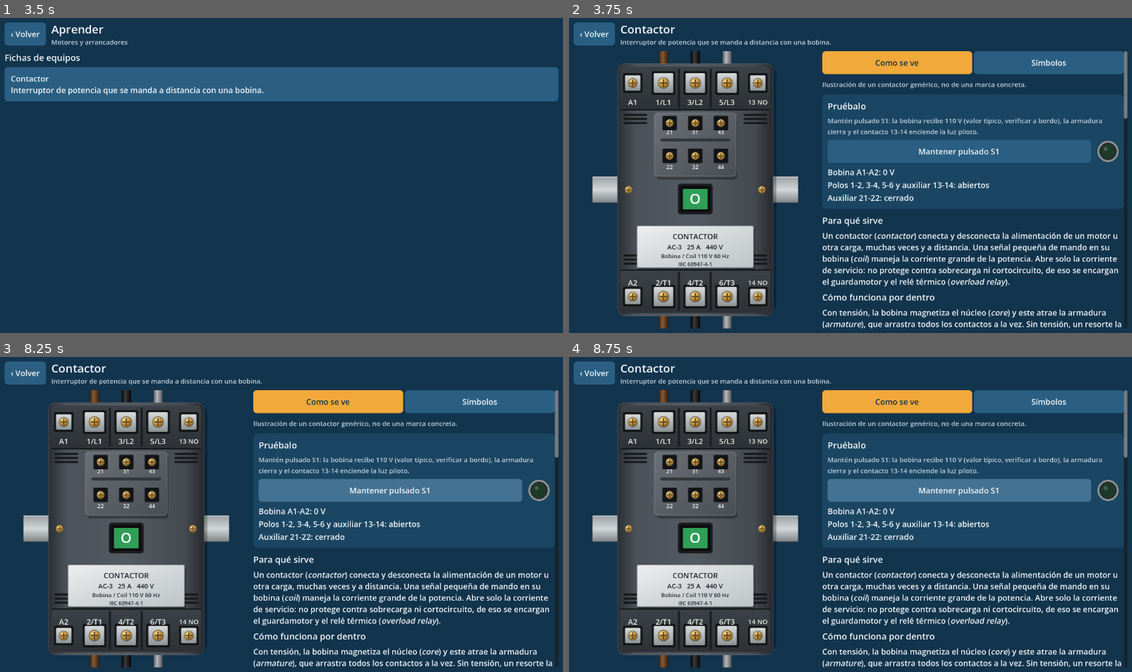
Above: before the commit, frames 1-4 (two rows, left to right).
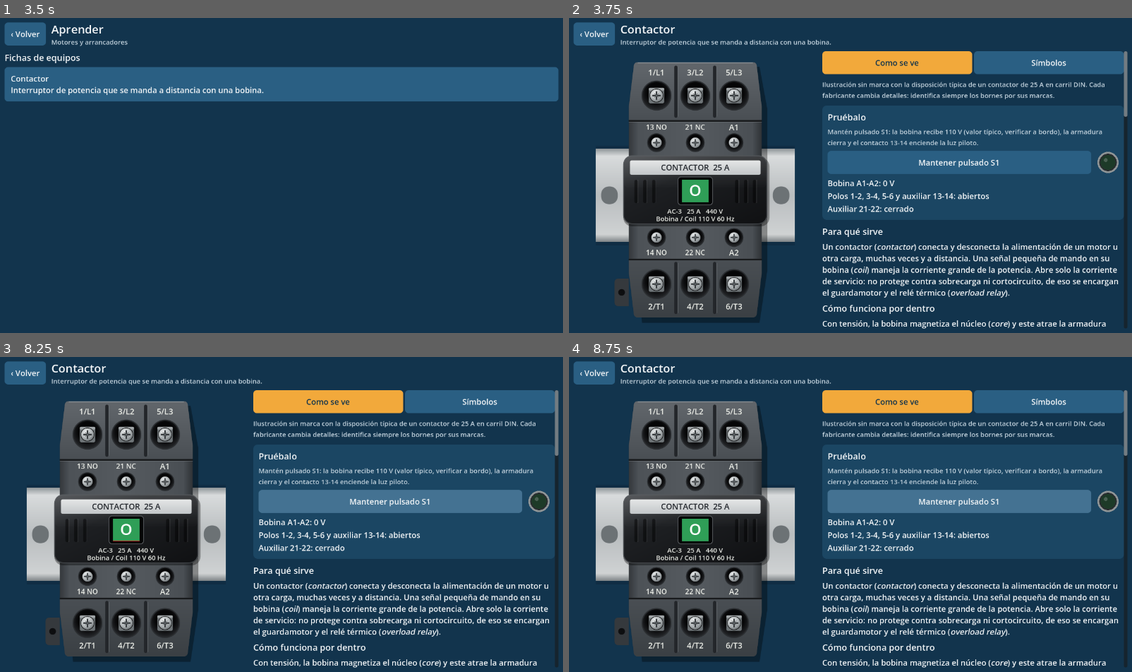
Above: after the commit, the same moments.

Repository: roctcs24-dot/oficial-electrotecnico-simoun
Game: Godot game, scene res://ui/raiz.tscn
The game is run twice, just before and just after one commit, with the same random seed, the same clock (stepped at 60 frames per second) and the same inputs.
Inputs:
- Up to frame 1 (3.5 s): click "0 · Fundamentos y seguridad" at 0.5 s; click "‹ Volver" at 1.25 s; click "3 · Motores y arrancadores" at 2 s; click "Aprender Lecciones cortas y f…" at 2.75 s
- Up to frame 2 (3.75 s): click "Contactor Interruptor de pote…" at 3.5 s
- Up to frame 3 (8.25 s): click "Como se ve" at 4.25 s; click "Símbolos" at 5 s; click "Mantener pulsado S1" at 5.75 s; click "‹ Volver" at 6.5 s; click "Contactor · visto Interruptor…" at 7.25 s; click "Mantener pulsado S1" at 8 s
- Up to frame 4 (8.75 s): no input

Frame 1 is identical in both runs. In frame 2, 31% of the frame differs, in the area x 4-100%, y 10-99%; in frame 3, 31%; in frame 4, 31%.

Commit message:
Redibujar el contactor con la disposición típica real
El primer dibujo era inventado: ancho, con A1 y A2 junto a los bornes de
potencia y un bloque auxiliar fijo. Ahora sigue la disposición de un
contactor típico de 25 A: angosto, con potencia arriba y abajo, una fila
13 NO, 21 NC, A1 y otra 14 NO, 22 NC, A2, tapa frontal y carril DIN.

Co-Authored-By: Claude Opus 5.5 <noreply@anthropic.com>

Diff:
--- a/art/equipos/contactor.svg
+++ b/art/equipos/contactor.svg
@@ -1,142 +1,154 @@
-<svg xmlns="http://www.w3.org/2000/svg" xmlns:xlink="http://www.w3.org/1999/xlink" width="400" height="540" viewBox="0 0 400 540">
+<svg xmlns="http://www.w3.org/2000/svg" xmlns:xlink="http://www.w3.org/1999/xlink" width="360" height="500" viewBox="0 0 360 500">
   <defs>
+    <linearGradient id="carril" x1="0" y1="0" x2="0" y2="1">
+      <stop offset="0" stop-color="#8f9598"/>
+      <stop offset="0.08" stop-color="#d9dcdd"/>
+      <stop offset="0.5" stop-color="#b9bdbf"/>
+      <stop offset="0.92" stop-color="#d0d3d4"/>
+      <stop offset="1" stop-color="#7d8386"/>
+    </linearGradient>
     <linearGradient id="cuerpo" x1="0" y1="0" x2="1" y2="0">
-      <stop offset="0" stop-color="#2b2f34"/>
-      <stop offset="0.12" stop-color="#4c5259"/>
-      <stop offset="0.5" stop-color="#555b62"/>
-      <stop offset="0.88" stop-color="#454a50"/>
-      <stop offset="1" stop-color="#26292d"/>
+      <stop offset="0" stop-color="#34383c"/>
+      <stop offset="0.07" stop-color="#4d5257"/>
+      <stop offset="0.5" stop-color="#565b60"/>
+      <stop offset="0.93" stop-color="#4a4f54"/>
+      <stop offset="1" stop-color="#2f3337"/>
     </linearGradient>
-    <linearGradient id="tapa" x1="0" y1="0" x2="0" y2="1">
-      <stop offset="0" stop-color="#3d4248"/>
-      <stop offset="1" stop-color="#2e3237"/>
+    <linearGradient id="escalonSup" x1="0" y1="0" x2="0" y2="1">
+      <stop offset="0" stop-color="#62676c"/>
+      <stop offset="1" stop-color="#4a4f54"/>
     </linearGradient>
-    <linearGradient id="bloque" x1="0" y1="0" x2="1" y2="1">
-      <stop offset="0" stop-color="#6b7178"/>
-      <stop offset="1" stop-color="#4a4f55"/>
+    <linearGradient id="escalonInf" x1="0" y1="0" x2="0" y2="1">
+      <stop offset="0" stop-color="#4a4f54"/>
+      <stop offset="1" stop-color="#3b4044"/>
     </linearGradient>
-    <linearGradient id="placa" x1="0" y1="0" x2="1" y2="1">
-      <stop offset="0" stop-color="#eef0f0"/>
-      <stop offset="0.5" stop-color="#d4d8da"/>
-      <stop offset="1" stop-color="#bfc4c7"/>
+    <linearGradient id="tapa" x1="0" y1="0" x2="1" y2="1">
+      <stop offset="0" stop-color="#3a3d41"/>
+      <stop offset="0.35" stop-color="#1e2023"/>
+      <stop offset="1" stop-color="#101113"/>
     </linearGradient>
-    <linearGradient id="niquel" x1="0" y1="0" x2="0" y2="1">
-      <stop offset="0" stop-color="#d9dcdc"/>
-      <stop offset="1" stop-color="#8e9496"/>
+    <linearGradient id="brillo" x1="0" y1="0" x2="0" y2="1">
+      <stop offset="0" stop-color="#ffffff" stop-opacity="0.16"/>
+      <stop offset="1" stop-color="#ffffff" stop-opacity="0"/>
     </linearGradient>
-    <radialGradient id="bronce" cx="0.38" cy="0.32" r="0.75">
-      <stop offset="0" stop-color="#fbe6a2"/>
-      <stop offset="0.5" stop-color="#c9973f"/>
-      <stop offset="1" stop-color="#6f4e1a"/>
+    <linearGradient id="banda" x1="0" y1="0" x2="0" y2="1">
+      <stop offset="0" stop-color="#e6e8e8"/>
+      <stop offset="1" stop-color="#c3c7c9"/>
+    </linearGradient>
+    <radialGradient id="acero" cx="0.38" cy="0.32" r="0.8">
+      <stop offset="0" stop-color="#f4f6f6"/>
+      <stop offset="0.55" stop-color="#b3b8ba"/>
+      <stop offset="1" stop-color="#5f6568"/>
     </radialGradient>
-    <linearGradient id="carril" x1="0" y1="0" x2="0" y2="1">
-      <stop offset="0" stop-color="#9aa0a3"/>
-      <stop offset="0.5" stop-color="#d4d7d8"/>
-      <stop offset="1" stop-color="#7c8285"/>
-    </linearGradient>
-    <linearGradient id="cableMarron" x1="0" y1="0" x2="1" y2="0">
-      <stop offset="0" stop-color="#3f2413"/><stop offset="0.4" stop-color="#8a5a33"/><stop offset="1" stop-color="#3a2011"/>
-    </linearGradient>
-    <linearGradient id="cableNegro" x1="0" y1="0" x2="1" y2="0">
-      <stop offset="0" stop-color="#050505"/><stop offset="0.4" stop-color="#3b3b3b"/><stop offset="1" stop-color="#050505"/>
-    </linearGradient>
-    <linearGradient id="cableGris" x1="0" y1="0" x2="1" y2="0">
-      <stop offset="0" stop-color="#55595c"/><stop offset="0.4" stop-color="#b7bbbe"/><stop offset="1" stop-color="#4e5255"/>
-    </linearGradient>
+    <radialGradient id="hueco" cx="0.5" cy="0.4" r="0.6">
+      <stop offset="0.55" stop-color="#050506"/>
+      <stop offset="1" stop-color="#26282b"/>
+    </radialGradient>
+
     <g id="tornillo">
-      <circle r="11" fill="#1a1a1a"/>
-      <circle r="10" fill="url(#bronce)"/>
-      <circle r="10" fill="none" stroke="#fff3c4" stroke-opacity="0.35" stroke-width="1"/>
-      <path d="M-6,0 H6 M0,-6 V6" stroke="#4a3210" stroke-width="2.6" stroke-linecap="round"/>
-      <path d="M-5.5,0.9 H6 M0.9,-5.5 V6" stroke="#fff0b8" stroke-opacity="0.35" stroke-width="0.8"/>
+      <circle r="10" fill="#0a0a0b"/>
+      <circle r="9.2" fill="url(#acero)"/>
+      <path d="M-5.2,0 H5.2 M0,-5.2 V5.2" stroke="#33373a" stroke-width="2.4" stroke-linecap="round"/>
+      <path d="M-3.4,-3.4 L3.4,3.4 M-3.4,3.4 L3.4,-3.4" stroke="#6a7073" stroke-width="0.9"/>
     </g>
     <g id="bornePotencia">
-      <rect x="-23" y="-23" width="46" height="46" rx="3" fill="#121416"/>
-      <rect x="-19" y="-19" width="38" height="38" rx="2" fill="url(#niquel)"/>
-      <use xlink:href="#tornillo"/>
+      <circle r="27" fill="#2b2e31"/>
+      <circle r="25" fill="url(#hueco)"/>
+      <rect x="-14" y="-14" width="28" height="28" rx="3" fill="#6f7578"/>
+      <rect x="-14" y="-14" width="28" height="5" rx="2" fill="#a2a7a9"/>
+      <use xlink:href="#tornillo" transform="scale(1.25)"/>
     </g>
     <g id="borneMando">
-      <rect x="-19" y="-19" width="38" height="38" rx="3" fill="#121416"/>
-      <rect x="-15" y="-15" width="30" height="30" rx="2" fill="url(#niquel)"/>
-      <use xlink:href="#tornillo" transform="scale(0.85)"/>
-    </g>
-    <g id="borneAux">
-      <rect x="-14" y="-14" width="28" height="28" rx="2" fill="#121416"/>
-      <use xlink:href="#tornillo" transform="scale(0.72)"/>
+      <circle r="17" fill="#2b2e31"/>
+      <circle r="15.4" fill="url(#hueco)"/>
+      <use xlink:href="#tornillo" transform="scale(1.02)"/>
     </g>
   </defs>
 
-  <!-- Carril DIN detrás -->
-  <rect x="0" y="244" width="400" height="52" fill="url(#carril)"/>
-  <rect x="0" y="244" width="400" height="2" fill="#f2f4f4" fill-opacity="0.6"/>
-  <rect x="0" y="294" width="400" height="2" fill="#3b3f41" fill-opacity="0.8"/>
-
-  <!-- Cables de potencia -->
-  <rect x="129" y="0" width="18" height="46" fill="url(#cableMarron)"/>
-  <rect x="191" y="0" width="18" height="46" fill="url(#cableNegro)"/>
-  <rect x="253" y="0" width="18" height="46" fill="url(#cableGris)"/>
-  <rect x="129" y="494" width="18" height="46" fill="url(#cableMarron)"/>
-  <rect x="191" y="494" width="18" height="46" fill="url(#cableNegro)"/>
-  <rect x="253" y="494" width="18" height="46" fill="url(#cableGris)"/>
-
-  <!-- Sombra y cuerpo -->
-  <rect x="56" y="30" width="302" height="478" rx="16" fill="#000000" fill-opacity="0.28"/>
-  <rect x="48" y="24" width="304" height="492" rx="14" fill="url(#cuerpo)"/>
-  <rect x="48.5" y="24.5" width="303" height="491" rx="14" fill="none" stroke="#7b8187" stroke-opacity="0.5"/>
-
-  <!-- Bloques de bornes superior e inferior -->
-  <rect x="54" y="30" width="292" height="84" rx="8" fill="url(#tapa)"/>
-  <rect x="54" y="426" width="292" height="84" rx="8" fill="url(#tapa)"/>
-  <rect x="54" y="113" width="292" height="2" fill="#16181a"/>
-  <rect x="54" y="425" width="292" height="2" fill="#16181a"/>
-
-  <use xlink:href="#borneMando" x="78" y="62"/>
-  <use xlink:href="#bornePotencia" x="138" y="62"/>
-  <use xlink:href="#bornePotencia" x="200" y="62"/>
-  <use xlink:href="#bornePotencia" x="262" y="62"/>
-  <use xlink:href="#borneMando" x="322" y="62"/>
-  <use xlink:href="#borneMando" x="78" y="478"/>
-  <use xlink:href="#bornePotencia" x="138" y="478"/>
-  <use xlink:href="#bornePotencia" x="200" y="478"/>
-  <use xlink:href="#bornePotencia" x="262" y="478"/>
-  <use xlink:href="#borneMando" x="322" y="478"/>
-
-  <!-- Separadores entre polos -->
-  <rect x="166" y="34" width="4" height="76" rx="2" fill="#1a1c1f"/>
-  <rect x="228" y="34" width="4" height="76" rx="2" fill="#1a1c1f"/>
-  <rect x="166" y="430" width="4" height="76" rx="2" fill="#1a1c1f"/>
-  <rect x="228" y="430" width="4" height="76" rx="2" fill="#1a1c1f"/>
-
-  <!-- Rejillas de la cámara apagachispas -->
-  <g fill="#17191b">
-    <rect x="60" y="122" width="46" height="4" rx="2"/><rect x="60" y="130" width="46" height="4" rx="2"/><rect x="60" y="138" width="46" height="4" rx="2"/>
-    <rect x="294" y="122" width="46" height="4" rx="2"/><rect x="294" y="130" width="46" height="4" rx="2"/><rect x="294" y="138" width="46" height="4" rx="2"/>
-    <rect x="60" y="396" width="46" height="4" rx="2"/><rect x="60" y="404" width="46" height="4" rx="2"/><rect x="60" y="412" width="46" height="4" rx="2"/>
-    <rect x="294" y="396" width="46" height="4" rx="2"/><rect x="294" y="404" width="46" height="4" rx="2"/><rect x="294" y="412" width="46" height="4" rx="2"/>
+  <!-- Carril DIN de 35 mm detrás del contactor -->
+  <rect x="0" y="170" width="360" height="180" fill="#000000" fill-opacity="0.12"/>
+  <rect x="0" y="176" width="360" height="168" fill="url(#carril)"/>
+  <g fill="#6c7275">
+    <rect x="10" y="244" width="30" height="32" rx="14"/>
+    <rect x="320" y="244" width="30" height="32" rx="14"/>
   </g>
 
-  <!-- Bloque de contactos auxiliares, enganchado al frente -->
-  <rect x="124" y="126" width="158" height="124" rx="7" fill="#000000" fill-opacity="0.3"/>
-  <rect x="120" y="120" width="160" height="124" rx="7" fill="url(#bloque)"/>
-  <rect x="120.5" y="120.5" width="159" height="123" rx="7" fill="none" stroke="#9aa0a6" stroke-opacity="0.6"/>
-  <use xlink:href="#borneAux" x="150" y="140"/>
-  <use xlink:href="#borneAux" x="200" y="140"/>
-  <use xlink:href="#borneAux" x="250" y="140"/>
-  <use xlink:href="#borneAux" x="150" y="204"/>
-  <use xlink:href="#borneAux" x="200" y="204"/>
-  <use xlink:href="#borneAux" x="250" y="204"/>
-  <rect x="132" y="170" width="136" height="6" rx="3" fill="#33373b"/>
+  <!-- Sombra -->
+  <path d="M84,28 H296 L310,104 V396 L296,490 H84 L72,396 V104 Z" fill="#000000" fill-opacity="0.35"/>
 
-  <!-- Ventana del indicador mecánico -->
-  <rect x="166" y="258" width="68" height="60" rx="6" fill="#1b1d20"/>
-  <rect x="170" y="262" width="60" height="52" rx="4" fill="#0d0e10"/>
+  <!-- Oreja de fijación -->
+  <path d="M60,410 H42 Q34,410 34,418 V452 Q34,460 42,460 H60 Z" fill="#35393d"/>
+  <circle cx="47" cy="435" r="6" fill="#0d0e10"/>
 
-  <!-- Tornillos de fijación -->
-  <use xlink:href="#tornillo" transform="translate(70,270) scale(0.7)"/>
-  <use xlink:href="#tornillo" transform="translate(330,270) scale(0.7)"/>
+  <!-- Cuerpo escalonado -->
+  <path d="M76,20 H284 Q290,20 291,26 L300,100 V400 L291,474 Q290,480 284,480 H76 Q70,480 69,474 L60,400 V100 L69,26 Q70,20 76,20 Z" fill="url(#cuerpo)"/>
 
-  <!-- Placa de datos -->
-  <rect x="88" y="344" width="228" height="82" rx="3" fill="#000000" fill-opacity="0.3"/>
-  <rect x="86" y="340" width="228" height="82" rx="3" fill="url(#placa)"/>
-  <rect x="86.5" y="340.5" width="227" height="81" rx="3" fill="none" stroke="#7d8285"/>
+  <!-- Escalón superior e inferior de potencia -->
+  <path d="M76,20 H284 Q290,20 291,26 L300,100 V124 H60 V100 L69,26 Q70,20 76,20 Z" fill="url(#escalonSup)"/>
+  <path d="M60,376 H300 V400 L291,474 Q290,480 284,480 H76 Q70,480 69,474 L60,400 Z" fill="url(#escalonInf)"/>
+  <rect x="60" y="124" width="240" height="3" fill="#191b1d"/>
+  <rect x="60" y="127" width="240" height="1.5" fill="#777c80" fill-opacity="0.6"/>
+  <rect x="60" y="374" width="240" height="3" fill="#191b1d"/>
+  <path d="M76,21 H284" stroke="#9aa0a4" stroke-opacity="0.7" stroke-width="1.5"/>
+
+  <!-- Barreras entre fases -->
+  <g fill="#23262a">
+    <rect x="142" y="26" width="6" height="94" rx="3"/>
+    <rect x="212" y="26" width="6" height="94" rx="3"/>
+    <rect x="142" y="380" width="6" height="94" rx="3"/>
+    <rect x="212" y="380" width="6" height="94" rx="3"/>
+  </g>
+  <g fill="#6d7276" fill-opacity="0.55">
+    <rect x="148" y="28" width="1.5" height="90"/>
+    <rect x="218" y="28" width="1.5" height="90"/>
+    <rect x="148" y="382" width="1.5" height="90"/>
+    <rect x="218" y="382" width="1.5" height="90"/>
+  </g>
+
+  <!-- Bornes de potencia -->
+  <use xlink:href="#bornePotencia" x="110" y="80"/>
+  <use xlink:href="#bornePotencia" x="180" y="80"/>
+  <use xlink:href="#bornePotencia" x="250" y="80"/>
+  <use xlink:href="#bornePotencia" x="110" y="420"/>
+  <use xlink:href="#bornePotencia" x="180" y="420"/>
+  <use xlink:href="#bornePotencia" x="250" y="420"/>
+
+  <!-- Bornes de auxiliares y bobina -->
+  <use xlink:href="#borneMando" x="110" y="165"/>
+  <use xlink:href="#borneMando" x="180" y="165"/>
+  <use xlink:href="#borneMando" x="250" y="165"/>
+  <use xlink:href="#borneMando" x="110" y="336"/>
+  <use xlink:href="#borneMando" x="180" y="336"/>
+  <use xlink:href="#borneMando" x="250" y="336"/>
+
+  <!-- Tapa frontal, sobresale del cuerpo -->
+  <rect x="50" y="192" width="264" height="124" rx="16" fill="#000000" fill-opacity="0.35"/>
+  <rect x="50" y="188" width="260" height="124" rx="16" fill="url(#tapa)"/>
+  <rect x="50" y="188" width="260" height="62" rx="16" fill="url(#brillo)"/>
+  <rect x="50.75" y="188.75" width="258.5" height="122.5" rx="15.5" fill="none" stroke="#5a5e62" stroke-opacity="0.7" stroke-width="1.5"/>
+
+  <!-- Banda de identificación -->
+  <rect x="62" y="197" width="236" height="26" rx="3" fill="url(#banda)"/>
+
+  <!-- Nervios de la tapa -->
+  <g fill="#000000" fill-opacity="0.45">
+    <rect x="70" y="232" width="6" height="42" rx="3"/>
+    <rect x="86" y="232" width="6" height="42" rx="3"/>
+    <rect x="102" y="232" width="6" height="42" rx="3"/>
+    <rect x="252" y="232" width="6" height="42" rx="3"/>
+    <rect x="268" y="232" width="6" height="42" rx="3"/>
+    <rect x="284" y="232" width="6" height="42" rx="3"/>
+  </g>
+  <g fill="#ffffff" fill-opacity="0.08">
+    <rect x="76" y="232" width="1.5" height="42"/>
+    <rect x="92" y="232" width="1.5" height="42"/>
+    <rect x="108" y="232" width="1.5" height="42"/>
+    <rect x="258" y="232" width="1.5" height="42"/>
+    <rect x="274" y="232" width="1.5" height="42"/>
+    <rect x="290" y="232" width="1.5" height="42"/>
+  </g>
+
+  <!-- Ventana del indicador de posición -->
+  <rect x="148" y="226" width="64" height="52" rx="6" fill="#050506"/>
+  <rect x="148.75" y="226.75" width="62.5" height="50.5" rx="5.5" fill="none" stroke="#54585c" stroke-width="1.5"/>
 </svg>
--- a/data/fichas/contactor.json
+++ b/data/fichas/contactor.json
@@ -4,33 +4,28 @@
   "resumen": "Interruptor de potencia que se manda a distancia con una bobina.",
   "dibujo": {
     "svg": "res://art/equipos/contactor.svg",
-    "tamano": [400, 540],
-    "nota": "Ilustración de un contactor genérico, no de una marca concreta.",
+    "tamano": [360, 500],
+    "nota": "Ilustración sin marca con la disposición típica de un contactor de 25 A en carril DIN. Cada fabricante cambia detalles: identifica siempre los bornes por sus marcas.",
     "etiquetas": [
-      { "texto": "A1", "x": 78, "y": 100, "tam": 15 },
-      { "texto": "1/L1", "x": 138, "y": 100, "tam": 15 },
-      { "texto": "3/L2", "x": 200, "y": 100, "tam": 15 },
-      { "texto": "5/L3", "x": 262, "y": 100, "tam": 15 },
-      { "texto": "13 NO", "x": 322, "y": 100, "tam": 13 },
-      { "texto": "21", "x": 150, "y": 158, "tam": 12 },
-      { "texto": "31", "x": 200, "y": 158, "tam": 12 },
-      { "texto": "43", "x": 250, "y": 158, "tam": 12 },
-      { "texto": "22", "x": 150, "y": 226, "tam": 12 },
-      { "texto": "32", "x": 200, "y": 226, "tam": 12 },
-      { "texto": "44", "x": 250, "y": 226, "tam": 12 },
-      { "texto": "CONTACTOR", "x": 200, "y": 362, "tam": 15, "color": "#20242a" },
-      { "texto": "AC-3   25 A   440 V", "x": 200, "y": 382, "tam": 13, "color": "#20242a" },
-      { "texto": "Bobina / Coil 110 V 60 Hz", "x": 200, "y": 400, "tam": 12, "color": "#20242a" },
-      { "texto": "IEC 60947-4-1", "x": 200, "y": 416, "tam": 11, "color": "#20242a" },
-      { "texto": "A2", "x": 78, "y": 452, "tam": 15 },
-      { "texto": "2/T1", "x": 138, "y": 452, "tam": 15 },
-      { "texto": "4/T2", "x": 200, "y": 452, "tam": 15 },
-      { "texto": "6/T3", "x": 262, "y": 452, "tam": 15 },
-      { "texto": "14 NO", "x": 322, "y": 452, "tam": 13 }
+      { "texto": "1/L1", "x": 110, "y": 39, "tam": 15 },
+      { "texto": "3/L2", "x": 180, "y": 39, "tam": 15 },
+      { "texto": "5/L3", "x": 250, "y": 39, "tam": 15 },
+      { "texto": "13 NO", "x": 110, "y": 138, "tam": 13 },
+      { "texto": "21 NC", "x": 180, "y": 138, "tam": 13 },
+      { "texto": "A1", "x": 250, "y": 138, "tam": 15 },
+      { "texto": "CONTACTOR  25 A", "x": 180, "y": 210, "tam": 15, "color": "#20242a" },
+      { "texto": "AC-3   25 A   440 V", "x": 180, "y": 289, "tam": 12 },
+      { "texto": "Bobina / Coil 110 V 60 Hz", "x": 180, "y": 303, "tam": 12 },
+      { "texto": "14 NO", "x": 110, "y": 364, "tam": 13 },
+      { "texto": "22 NC", "x": 180, "y": 364, "tam": 13 },
+      { "texto": "A2", "x": 250, "y": 364, "tam": 15 },
+      { "texto": "2/T1", "x": 110, "y": 461, "tam": 15 },
+      { "texto": "4/T2", "x": 180, "y": 461, "tam": 15 },
+      { "texto": "6/T3", "x": 250, "y": 461, "tam": 15 }
     ],
-    "indicador": { "x": 176, "y": 268, "ancho": 48, "alto": 40 }
+    "indicador": { "x": 156, "y": 232, "ancho": 48, "alto": 40 }
   },
-  "simbolos": {
+"simbolos": {
     "nota": "Los símbolos siempre se dibujan en reposo: sin tensión en la bobina. Dibujados según IEC 60617 y ANSI/IEEE 315: verificar contra la norma.",
     "iec": {
       "titulo": "IEC 60617",
@@ -73,12 +68,12 @@
     {
       "id": "partes",
       "titulo": "Cómo funciona por dentro",
-      "texto": "Con tensión, la {{bobina}} magnetiza el {{nu …(228 unchanged characters)… ando: 13-14 es {{na}} y 21-22 es {{nc}}.\n• {{camara_arco}}, que enfría el arco  …(105 unchanged characters)…
+      "texto": "Con tensión, la {{bobina}} magnetiza el {{nu …(228 unchanged characters)… ando: 13-14 es {{na}} y 21-22 es {{nc}}. Si hacen falta más, se añade un bloque auxiliar en el frente.\n• {{camara_arco}}, que enfría el arco  …(105 unchanged characters)…
     },
     {
       "id": "conexion",
       "titulo": "Cómo se conecta",
-      "texto": "• [b]Línea:[/b] 1/L1, 3/L2 y 5/L3, del lado  …(77 unchanged characters)…  y el motor.\n• [b]Bobina:[/b] A1 y A2, a la tensión de mando. A bordo suele ser …(387 unchanged characters)…
+      "texto": "• [b]Línea:[/b] 1/L1, 3/L2 y 5/L3, del lado  …(77 unchanged characters)…  y el motor.\n• [b]Bobina:[/b] A1 y A2, en la fila central junto a los auxiliares, a la tensión de mando. A bordo suele ser …(387 unchanged characters)…
     },
     {
       "id": "ajuste",
--- a/project.godot
+++ b/project.godot
@@ -12,7 +12,7 @@
 
 config/name="Oficial Electrotécnico: B/P Vía Simoun"
 config/description="Juego educativo para oficiales electrotécnicos a bordo de un atunero cerquero."
-config/version="0.2.0"
+config/version="0.2.1"
 run/main_scene="res://ui/raiz.tscn"
 config/features=PackedStringArray("4.7", "GL Compatibility")
 config/icon="res://icon.svg"
Not shown, changed: export_presets.cfg
